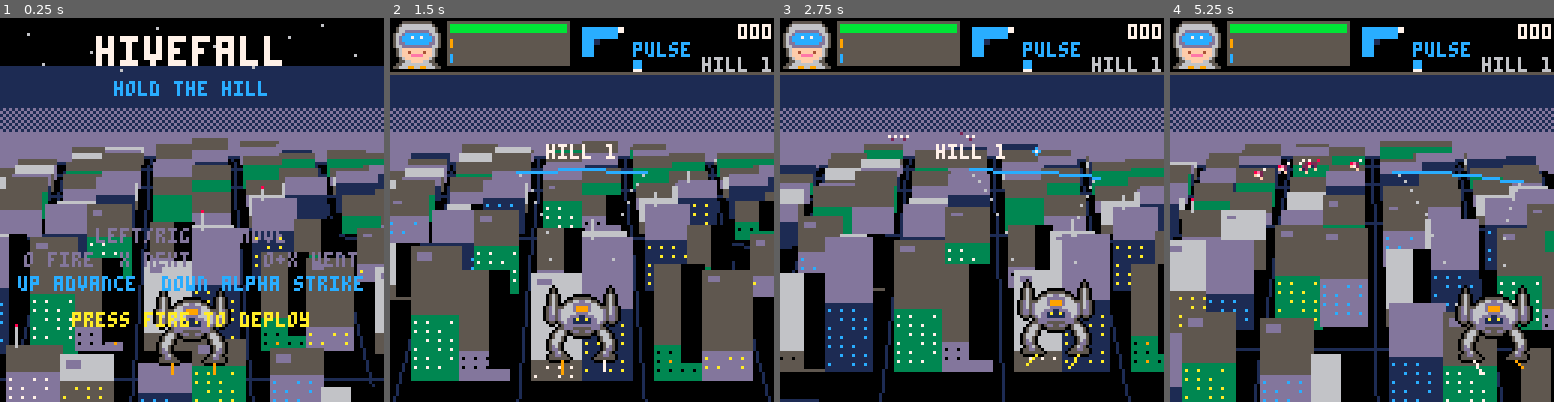
Above: before the commit, frames 1-4 (left to right).
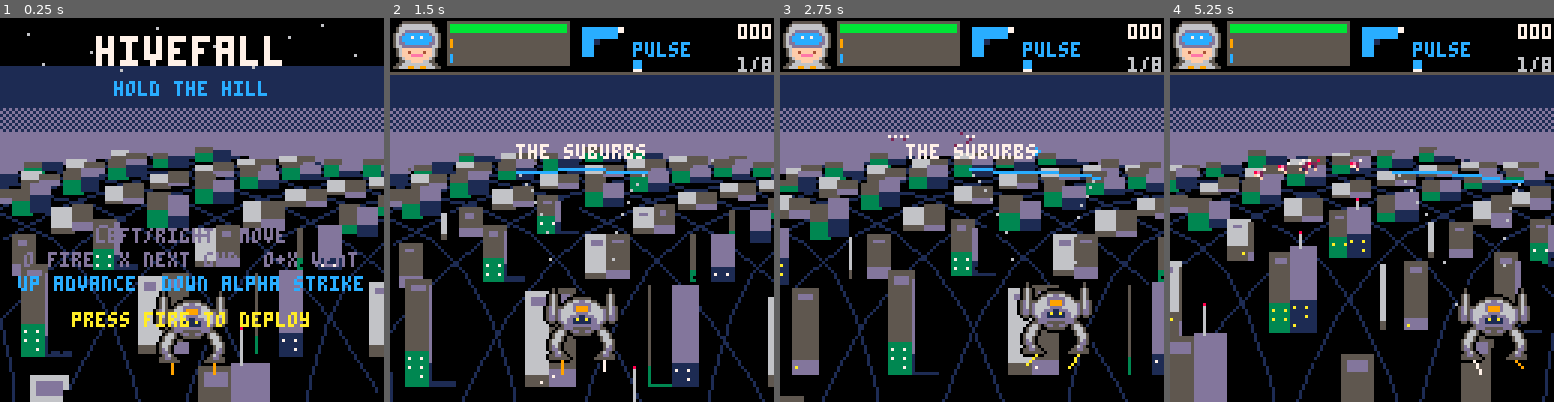
Above: after the commit, the same moments.

Repository: drachis/carts
Game: PICO-8 cartridge proj/hivefall/hivefall.p8
Two runs of this game, one before a commit and one after it. Both use one fixed random seed, a clock stepped at 60 frames per second and the inputs below.
Inputs:
- Up to frame 1 (0.25 s): no input
- Up to frame 2 (1.5 s): tap X (X key) at 0.33, 1.07 s; tap O (Z key) at 0.7 s
- Up to frame 3 (2.75 s): hold Right 1.6-2.1 s; tap O (Z key) at 1.7, 2.1, 2.5 s; tap X (X key) at 1.85 s; hold Up 2.15-2.42 s; hold Right from 2.47 s (still down)
- Up to frame 4 (5.25 s): tap O (Z key) every 0.4 s from 2.9 to 4.9 s; tap X (X key) at 2.97, 4.08, 5.2 s; release Right at 3.03 s; hold Left 3.08-3.58 s; hold Down 3.63-3.97 s; hold Right 4.02-4.68 s; hold Up 4.73-5.03 s; hold Left from 5.08 s (still down)

The runs differ from the first frame. In frame 1, 46% of the frame differs, in the area x 0-100%, y 31-100%; in frame 2, 46%; in frame 3, 44%; in frame 4, 51%, in the area x 0-100%, y 10-100%.

Commit message:
hivefall: roads at 45 degrees with a block in each diamond; districts from the suburbs to the capitol; ruins that read as ruins; towers pass under the mech cleanly (5897 tokens)
Co-Authored-By: Claude Opus 5.5 <noreply@anthropic.com>

Diff:
--- a/proj/hivefall/data.lua
+++ b/proj/hivefall/data.lua
@@ -133,8 +133,12 @@
 ship*1,brute*2,skitter*14,wing*10,wyrm*10,ship*1,brute*2,skitter*14
 tyrant*1,skitter*12,wing*8,wyrm*8,brute*1,skitter*14,wing*10,brute*2,skitter*14,wing*10]],"\n")
 
+-- one a wave: the mech flies in from the edge of the city to its centre
+district_names=split"the suburbs,riverside,old town,the market,midtown,the exchange,downtown,the capitol"
 skyline=split"7,12,9,16,7,13,20,8,11,15,6,18,10,14,7,12,9,17,8,11,14,9"
 blast_colours=split"7,10,9,8,2"
+-- the depths a road is drawn through, closer together where it is near
+road_depths=split"0.8,1,1.3,1.7,2.2,3,4.2,6"
 -- a tower takes one of four wall,roof pairs and one of three window colours
 tower_tints=split"5,6,13,5,3,5,1,13"
 window_tints=split"10,12,7"
--- a/proj/hivefall/main.lua
+++ b/proj/hivefall/main.lua
@@ -1,4 +1,4 @@
--- main.lua : states, the wave director (a wave is a "hill"), score, the hud, and pico-8's
+-- main.lua : states, the wave director (a wave is a city district), score, the hud, and pico-8's
 -- callbacks. states: title, play, shop (pick an upgrade), over.
 
 function reset()
@@ -70,7 +70,7 @@
  elseif #foes==0 then
   player.alpha=0
   clear_wait+=1
-  if clear_wait==20 then bark("hill is clear") end
+  if clear_wait==20 then bark("district clear") end
   if clear_wait>100 then
    if wave==#wave_specs then
     end_game(true,"the hive is broken")
@@ -215,7 +215,7 @@
  if combo>=5 then
   print("x"..multiplier(),120,8,blink and 10 or 9)
  end
- print("hill "..wave,104,13,6)
+ print(wave.."/"..#wave_specs,116,13,6)
 
  if bark_wait>0 then
   print(bark_text,1,21,7)
@@ -226,7 +226,7 @@
   bar(14,29,100,boss.hp/enemy_specs.tyrant.hp,8)
  end
  if banner>0 then
-  centred(boss and boss.hp>0 and "the hive tyrant" or "hill "..wave,42,7)
+  centred(boss and boss.hp>0 and "the hive tyrant" or district_names[wave],42,7)
  end
 end
 
@@ -274,7 +274,7 @@
   rect(20,44,107,84,game_won and 11 or 8)
   centred(over_text,50,7)
   centred("score "..score.."00",60,10)
-  centred("hill "..wave,68,6)
+  centred(district_names[wave],68,6)
   if over_wait==0 then centred("press fire",76,13) end
  end
 end
--- a/proj/hivefall/tests/test_city.lua
+++ b/proj/hivefall/tests/test_city.lua
@@ -12,6 +12,8 @@
 local n=0
 local game_update,game_draw=_update60,_draw
 local states={100,70,40,10}
+-- a foe parked behind the crest keeps the city rolling for the pictures
+local parked
 
 function _draw() end
 
@@ -20,9 +22,13 @@
  if n==1 then
   reset()
   state="play"
+  parked=spawn_foe(enemy_specs.skitter,0,far_z+2,0)
  end
  local shot=n\40+1
  city=states[shot] or 10
+ parked.z=far_z+2
+ -- the suburbs untouched, then the capitol at three states of ruin
+ wave=shot==1 and 1 or 8
  game_update()
  game_draw()
  if n%40==30 and states[shot] then
--- a/proj/hivefall/world.lua
+++ b/proj/hivefall/world.lua
@@ -13,7 +13,10 @@
  local near=max((far_z/z-1)/(far_z-1))
  local scale=0.3+0.9*near
  local sx=64+(x-camera_x)*(0.7+0.3*near)
- local sy=crest_y+74*near+(sx-64)^2/700*(1-near)-h*scale
+ -- the sag is only on the hill; below the mech's line x runs far enough
+ -- off screen that squaring it overflows
+ local sag=near<1 and (sx-64)^2/700*(1-near) or 0
+ local sy=crest_y+74*near+sag-h*scale
  return sx,sy,scale
 end
 
@@ -47,96 +50,110 @@
 
 -- the hill is drawn over anything still behind its crest. its slope is
 -- the city, sliding toward the mech as it advances and on under it to the
--- bottom of the screen. streets run along every second grid line, so the
--- cube houses stand in blocks of four. the more of the swarm has got
--- through, the more of the houses are burnt-out wrecks.
+-- bottom of the screen.
+--
+-- the ground is cut into cells 20 across and 0.625 deep. roads run on
+-- both diagonals of that grid (a road moves 20 across for each cell of
+-- depth), which leaves diamonds between them; each diamond holds a block
+-- of two towers, in the cells where column+row is even.
 function draw_hill()
  circfill(64,crest_y+350,350,0)
  rectfill(0,crest_y+12,127,127,0)
 
  local colour=grid_flash>0 and 13 or 1
+ for lane=-11,11 do
+  for lean=-1,1,2 do
+   line()
+   for z in all(road_depths) do
+    local x=lane*40+10-lean*10+lean*32*(z-1+travel)
+    if abs(x)<125 then
+     grid_point(x,z,colour)
+    else
+     line()
+    end
+   end
+  end
+ end
+
  local slide=travel/0.625%1
  local turn=travel\0.625
- local depths={far_z}
- for k=8,0,-1 do
-  local z=1+(k-slide)*0.625
-  if (k+turn)%2==0 and z>0.8 then add(depths,z) end
- end
- add(depths,0.8)
- for z in all(depths) do
-  line()
-  for x=-100,100,40 do grid_point(x,z,colour) end
- end
- for x=-100,100,40 do
-  line()
-  for z in all(depths) do grid_point(x,z,colour) end
- end
-
  for k=8,-1,-1 do
-  local row=(k+turn)%8
-  local front=1+(k-slide)*0.625
-  local back=min(front+0.625,far_z)
-  -- a gap for the street on the block's outer sides only
-  if row%2==0 then front+=0.12 else back-=0.12 end
-  front=max(front,0.8)
+  -- the front edge runs on off the bottom of the screen. 0.45 is far
+  -- enough for the tallest tower to leave it; nearer than that the
+  -- numbers get big enough to crash pico-8 (measured: 0.3 does)
+  local front=max(1.1+(k-slide)*0.625,0.45)
+  local back=min(1.525+(k-slide)*0.625,far_z)
   if back>front then
-   for column=0,9 do
-    local left=column*20-100
-    local right=left+20
-    if column%2==0 then left+=4 else right-=4 end
-    draw_tower(left,right,front,back,(column*7+row*13)%20,k<3)
+   local row=(k+turn)%8
+   for column=row%2,9,2 do
+    local left=column*20-98
+    local seed=(column*7+row*13)%20
+    draw_tower(left,left+8,front,back,seed,k<3)
+    draw_tower(left+8,left+16,front,back,(seed+9)%20,k<3)
    end
   end
  end
 end
 
 -- one tower: a roof and a front wall of windows. `seed` (0..19) fixes its
--- height, colours and roof, and its turn to suffer: as the city falls a
--- tower is first damaged (windows out, some alight, a bite out of its
--- top), then a burning ruin a third the height.
+-- height, colours and roof, and its turn to suffer. as the city falls a
+-- tower is first damaged (windows out, a few lit by fire, a bite out of
+-- its top), then a ruin: half the height, burnt brown, gutted (a rim
+-- round a dark inside), its top edge broken, smoking. nothing on a tower flashes
+-- or moves fast, so it is not mistaken for something to dodge.
 function draw_tower(left,right,front,back,seed,near_row)
  local harm=(100-city)/5-seed
  local ruined=harm>0
- local height=6+seed%8*2
- if ruined then height/=3 end
+ -- low in the suburbs, three times the height by the capitol
+ local height=(6+seed%8*2)*(0.4+wave*0.15)
+ if ruined then height/=2 end
  local x1,top,scale=project(left,front,height)
  local x2=x1+(right-left)*(0.6+scale/3)
  local _,far_top=project(left,back,height)
  local base=top+height*scale
  local wall,roof=tower_tints[seed%4*2+1],tower_tints[seed%4*2+2]
- if ruined then wall,roof=0,0 end
+ if ruined then wall,roof=4,4 end
  if city_flash>0 and near_row and tick%4<2 then wall,roof=2,8 end
  rectfill(x1,far_top,x2,top,roof)
  rectfill(x1,top+1,x2,base,wall)
 
  if ruined then
-  -- a charred shell with a fire in it
-  rect(x1,far_top,x2,base,5)
-  circfill((x1+x2)/2+rnd(3)-1,(far_top+top)/2,scale*2+rnd(2),rnd{8,9,10})
-  if rnd()<0.02 then
-   burst((x1+x2)/2,far_top,1,rnd{5,6,9},0.5,-0.05)
-  end
- elseif scale>0.6 then
+  -- gutted: seen from above, a rim round a dark inside
+  if top-far_top>4 then
+   rectfill(x1+2,far_top+2,x2-2,top-1,0)
+   pset(x1+3+seed%3,far_top+3,5)
+  end
+  -- and bites out of the top edge of the wall
+  for bite=0,1 do
+   local x=x1+(seed*3+bite*7)%(x2-x1)
+   rectfill(x,top,x+scale*2,top+(base-top)*(bite+1)/4,0)
+  end
+  if rnd()<0.03 then
+   burst((x1+x2)/2,top,1,rnd{5,6},0.4,-0.04)
+  end
+ end
+ if scale>0.6 then
   local damaged=harm>-4
   local glass=window_tints[seed%3+1]
   for across=0,(x2-x1-2)\4 do
    for down=0,min(6,(base-top-4)\3) do
     local pane=across*3+down*5+seed
     local colour=pane%4>0 and glass
-    if damaged then
-     colour=pane%5==0 and (tick\8+pane)%2*9 or 0
+    if ruined then
+     colour=pane%2==0 and 0
+    elseif damaged then
+     colour=pane%5==0 and 9 or 0
     end
-    if colour then
-     pset(x1+1+across*4,top+3+down*3,colour)
-    end
+    if colour then pset(x1+1+across*4,top+3+down*3,colour) end
    end
   end
-  if damaged then
+  if ruined then
+  elseif damaged then
    rectfill(x2-2-scale*4,far_top,x2,top+scale*5,0)
   elseif seed%5==0 then
    -- a mast with a light
    line(x1+3,far_top,x1+3,far_top-scale*5,6)
-   if tick%60<30 then pset(x1+3,far_top-scale*5,8) end
+   pset(x1+3,far_top-scale*5,8)
   else
    rectfill(x1+2,far_top+2,x1+2+scale*3,far_top+1+scale*2,13)
   end
Not shown, changed: proj/hivefall/DESIGN.md
